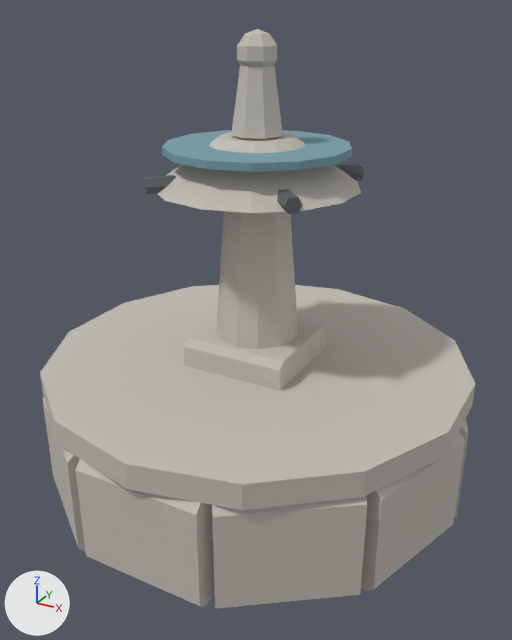
Two versions of the glTF model assets/fountain.glb, one commit apart.
The view is the same before and after, from a 50 mm lens placed at (1.82, -3.32, 2.65), pointed at (0.05, -0.1, 1.04). The axes (+X, +Y, +Z) are drawn at lower left. The lights are the same throughout. The picture after the commit comes second. Vertices at exactly the same position are counted once.

The first picture shows 'fountain'.
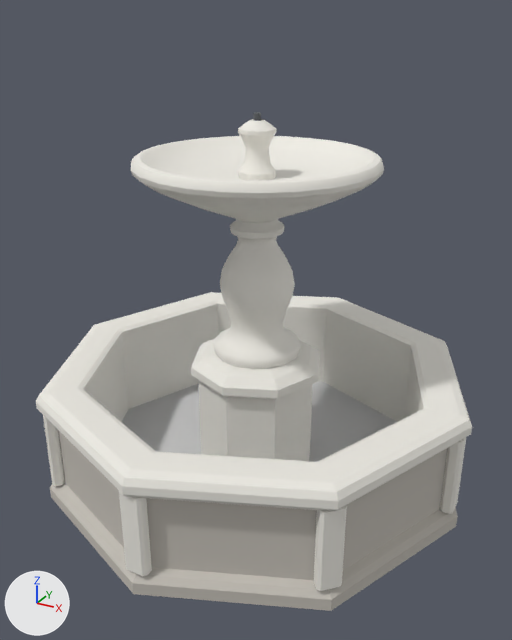
Changed parts and their boxes [x1, y1, x2, y2] in the pictures (512 x 640 px; the box of a moved part takes in the faces that stretch with it):
```json
{"object": "fountain", "change": "reshaped", "before": [40, 29, 475, 609], "after": [36, 112, 472, 611], "on screen": "14% shorter"}
{"part": 1, "of": "me_fountain", "change": "added", "after": [253, 112, 261, 121]}
{"part": 2, "of": "me_fountain", "change": "rebuilt", "before": [40, 285, 475, 510], "after": [36, 292, 472, 512]}
{"part": 3, "of": "me_fountain", "change": "rebuilt", "before": [156, 132, 361, 213], "after": [131, 136, 384, 223], "on screen": "23% wider, 7% taller"}
{"part": 4, "of": "me_fountain", "change": "rebuilt", "before": [216, 211, 298, 349], "after": [214, 219, 301, 369]}
{"part": 5, "of": "me_fountain", "change": "deleted", "before": [144, 29, 364, 214]}
{"part": 6, "of": "me_fountain", "change": "moved or reshaped", "before": [42, 318, 468, 609], "after": [43, 339, 466, 611]}
{"part": 7, "of": "me_fountain", "change": "cut back", "before": [161, 65, 352, 172], "after": [238, 119, 276, 181]}
```

The change, as JSON lines over the scene's bpy script:
```json
{"op": "add", "block": "mat_mat_flagstone", "code": ["mat_mat_flagstone = principled_material('MAT:flagstone')", "mat_mat_flagstone.base_color = (0.6, 0.6, 0.6)  # light grey #cbcbcb", "mat_mat_flagstone.roughness = 0.85"]}
{"op": "add", "block": "mat_mat_marble", "code": ["mat_mat_marble = principled_material('MAT:marble')", "mat_mat_marble.base_color = (0.85, 0.83, 0.77)  # white #edebe3", "mat_mat_marble.roughness = 0.85"]}
{"block": "me_fountain", "where": "# used by ob_fountain; location = (0.0, 0.0, 0.0)"}
{"op": "remove", "block": "me_fountain", "code": "me_fountain.from_pydata(...)  # 430 vertices, 768 faces; spans x -1.26..1.26, y -1.25..1.25, z 0.0..2.56"}
{"op": "add", "block": "me_fountain", "code": "me_fountain.from_pydata(...)  # 1164 vertices, 2140 faces; spans x -1.28..1.28, y -1.28..1.28, z 0.0..2.16"}
{"block": "me_fountain", "change": "me_fountain part 1: a new loose piece, an 8-sided cylinder along z spanning x -0.02..0.02, y -0.02..0.02, z 2.11..2.16, in mat_mat_iron (dark grey #616569)"}
{"block": "me_fountain", "change": "me_fountain part 2: the loose piece of 28 vertices spanning x -1.22..1.22, y -1.25..1.25, z 0.62..0.76 is rebuilt with 80 vertices and now spans x -1.28..1.28, y -1.28..1.28, z 0.1..0.7"}
{"block": "me_fountain", "change": "me_fountain part 3: the loose piece of 28 vertices spanning x -0.55..0.55, y -0.56..0.56, z 1.78..2.04 is rebuilt with 432 vertices and now spans x -0.67..0.67, y -0.67..0.67, z 1.6..1.95, in mat_mat_marble (white #edebe3)"}
{"block": "me_fountain", "change": "me_fountain part 4: the loose piece of 24 vertices spanning x -0.24..0.24, y -0.24..0.24, z 0.92..1.78 is rebuilt with 304 vertices and now spans x -0.26..0.26, y -0.26..0.26, z 0.8..1.62, in mat_mat_marble (white #edebe3)"}
{"block": "me_fountain", "change": "me_fountain part 5: 6 loose pieces with 106 vertices, spanning x -0.91..0.91, y -0.91..0.91, z 0.44..2.56, are deleted"}
{"block": "me_fountain", "change": "me_fountain part 6: 200 vertices removed from x -1.26..1.26, y -1.21..1.21, z 0.0..0.92; 224 vertices added at x -1.27..1.27, y -1.27..1.27, z 0.0..0.8"}
{"block": "me_fountain", "change": "me_fountain part 7: 44 vertices removed from x -0.49..0.49, y -0.5..0.5, z 1.96..2.39; 108 vertices added at x -0.1..0.1, y -0.1..0.1, z 1.82..2.12"}
{"op": "remove", "block": "me_fountain", "code": "me_fountain.materials.append(mat_mat_water)  # cyan #769eaa"}
{"op": "add", "block": "me_fountain", "code": "me_fountain.materials.append(mat_mat_marble)  # white #edebe3"}
{"op": "add", "block": "me_fountain", "code": "me_fountain.materials.append(mat_mat_flagstone)  # light grey #cbcbcb"}
```
